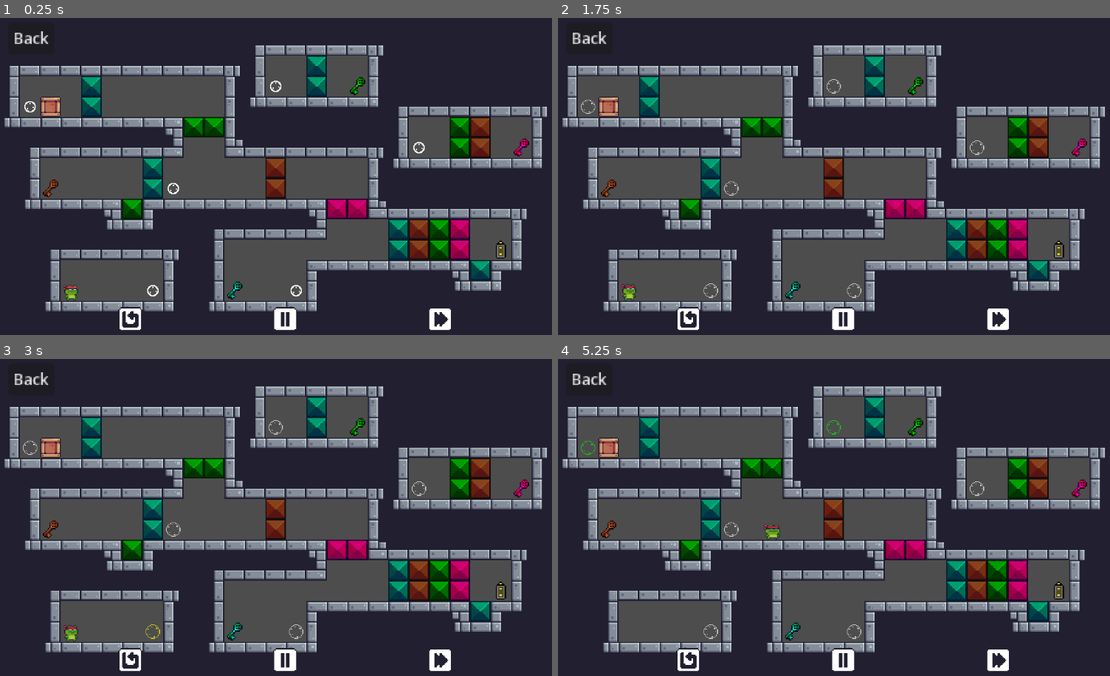
Above: before the commit, frames 1-4 (two rows, left to right).
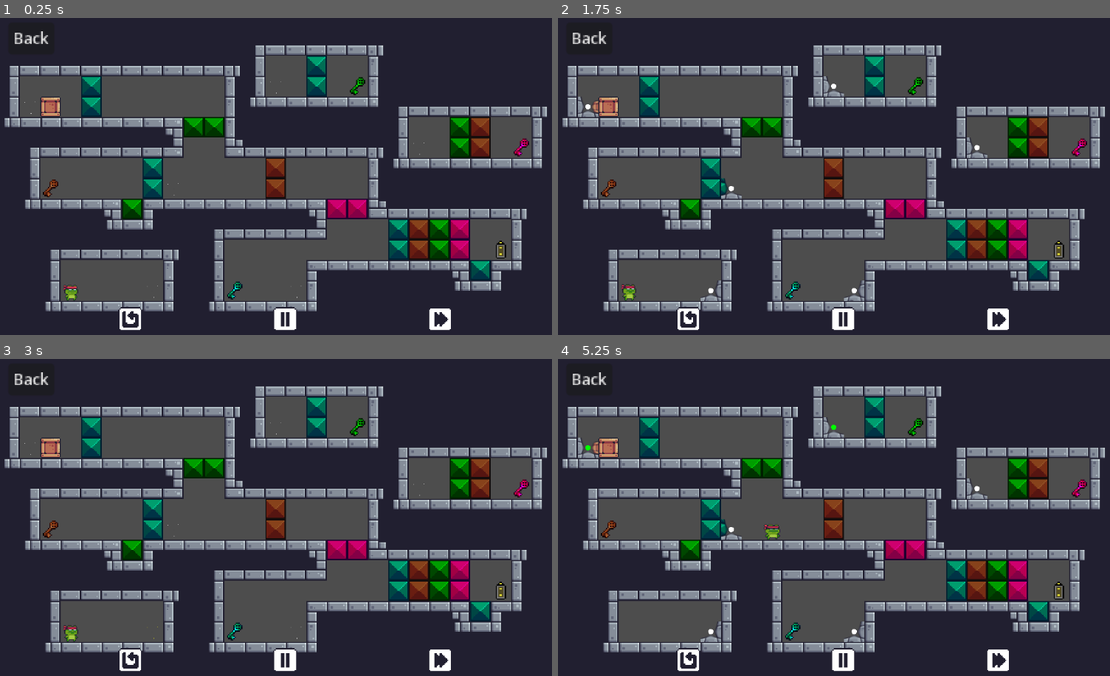
Above: after the commit, the same moments.

Repository: DoubleTrio/phazed
Game: Godot game, scene res://Scenes/Levels/level_15.tscn
Same seed, same stepped clock (60 frames per second), same inputs: the game is played once before the commit and once after it. This scene is started directly instead of the project's main scene.
Inputs (mouse positions are in pixels of both pictures, inside the frame that each line leads up to):
- Up to frame 1 (0.25 s): no input
- Up to frame 2 (1.75 s): click (690, 319) at 0.5 s; click (690, 319) at 1.25 s
- Up to frame 3 (3 s): click (132, 660) at 2 s; move the mouse to (154, 631) at 2.77 s; hold Shift (speed_up) from 2.78 s (still down); click (154, 631) at 2.92 s
- Up to frame 4 (5.25 s): move the mouse to (729, 530) at 3.52 s; click (729, 530) at 3.67 s; move the mouse to (585, 447) at 4.27 s; release Shift (speed_up) at 4.28 s; click (585, 447) at 4.42 s; move the mouse to (834, 428) at 5.02 s; click (834, 428) at 5.17 s

The runs differ from the first frame. In frame 1, 0.2% of the frame differs, in the area x 4-78%, y 19-89%; in frame 2, 0.8%; in frame 3, 0.2%; in frame 4, 0.8%, in the area x 3-78%, y 18-90%.

Commit message:
Add basic pulsing effect for teleporters

Diff:
--- a/Scenes/Entities/teleporter.tscn
+++ b/Scenes/Entities/teleporter.tscn
@@ -1,7 +1,8 @@
-[gd_scene load_steps=22 format=3 uid="uid://dp43g47q8jjmd"]
+[gd_scene load_steps=24 format=3 uid="uid://dp43g47q8jjmd"]
 
 [ext_resource type="Texture2D" uid="uid://8hq6lban1nqq" path="res://Assets/Free 2/Items/Fruits/Collected.png" id="1_6auhy"]
 [ext_resource type="Script" path="res://Scripts/Entities/teleporter.gd" id="1_mib8y"]
+[ext_resource type="Shader" path="res://Shaders/teleporter.gdshader" id="2_5og7w"]
 [ext_resource type="Script" path="res://Scripts/Components/click_component.gd" id="3_q6643"]
 [ext_resource type="Script" path="res://Scripts/Components/toggle_component.gd" id="4_5g4cl"]
 [ext_resource type="Script" path="res://Scripts/Components/detect_area_component.gd" id="5_qgmpp"]
@@ -11,6 +12,13 @@
 
 [sub_resource type="CircleShape2D" id="CircleShape2D_5ewn6"]
 radius = 7.07107
+
+[sub_resource type="ShaderMaterial" id="ShaderMaterial_ceqac"]
+resource_local_to_scene = true
+shader = ExtResource("2_5og7w")
+shader_parameter/color_workaround = Vector4(1, 1, 1, 1)
+shader_parameter/time_scale = 1.0
+shader_parameter/pulse_strength = 1.0
 
 [sub_resource type="AtlasTexture" id="AtlasTexture_jcog1"]
 atlas = ExtResource("1_6auhy")
@@ -108,6 +116,7 @@
 shape = SubResource("CircleShape2D_5ewn6")
 
 [node name="AnimatedSprite2D" type="AnimatedSprite2D" parent="."]
+material = SubResource("ShaderMaterial_ceqac")
 position = Vector2(8, -8)
 scale = Vector2(0.5, 0.5)
 sprite_frames = SubResource("SpriteFrames_dve3u")
--- a/Scripts/Entities/teleporter.gd
+++ b/Scripts/Entities/teleporter.gd
@@ -21,7 +21,7 @@
 
 func _ready():
 	super._ready()
-	sprite.modulate = inactive_color
+	set_color(inactive_color)
 
 func _enter_entity(entity: Entity):
 	current_entity = entity
@@ -36,15 +36,19 @@
 	pass
 
 func activate() -> void:
-	sprite.modulate = active_color
+	set_color(active_color)
 
 func select() -> void:
 	toggle_component.toggle_on()
-	sprite.modulate = selected_color
+	set_color(selected_color)
 
 func deactivate() -> void:
 	toggle_component.toggle_off()
-	sprite.modulate = inactive_color
+	set_color(inactive_color)
 
 func is_active() -> bool:
 	return toggle_component.is_active
+
+func set_color(new_color: Color) -> void:
+	sprite.modulate = new_color
+	sprite.material.set_shader_parameter("color_workaround",new_color)
--- /dev/null
+++ b/Shaders/teleporter.gdshader
@@ -0,0 +1,27 @@
+shader_type canvas_item;
+
+uniform sampler2D screen_texture: hint_screen_texture;
+
+uniform vec4 color_workaround = vec4(1.0);
+uniform float time_scale = 1.0;
+uniform float pulse_strength = 1.0;
+
+const int regions_in_sprite_sheet = 6;
+
+void fragment() {
+	float t = sin(2.0*PI*TIME*time_scale);
+	t *= .9999;
+
+	float N = float(regions_in_sprite_sheet);
+	COLOR = texture(TEXTURE,vec2(1.0/N*(floor(N*(t+1.0)/2.0)+fract(N*UV.x)),UV.y));
+	COLOR *= color_workaround;
+
+	if(COLOR.a < .0001){
+		vec2 corrected_texture_uv = vec2(fract(N*UV.x),UV.y);
+		vec2 vec_from_center = corrected_texture_uv - vec2(.5);
+
+		vec2 diff = normalize(vec_from_center)*pulse_strength*t*vec2(SCREEN_PIXEL_SIZE.x/SCREEN_PIXEL_SIZE.y,1.0)/50.0;
+
+		COLOR = texture(screen_texture, SCREEN_UV-diff);
+	}
+}
Not shown, added: Rulebook.docx
